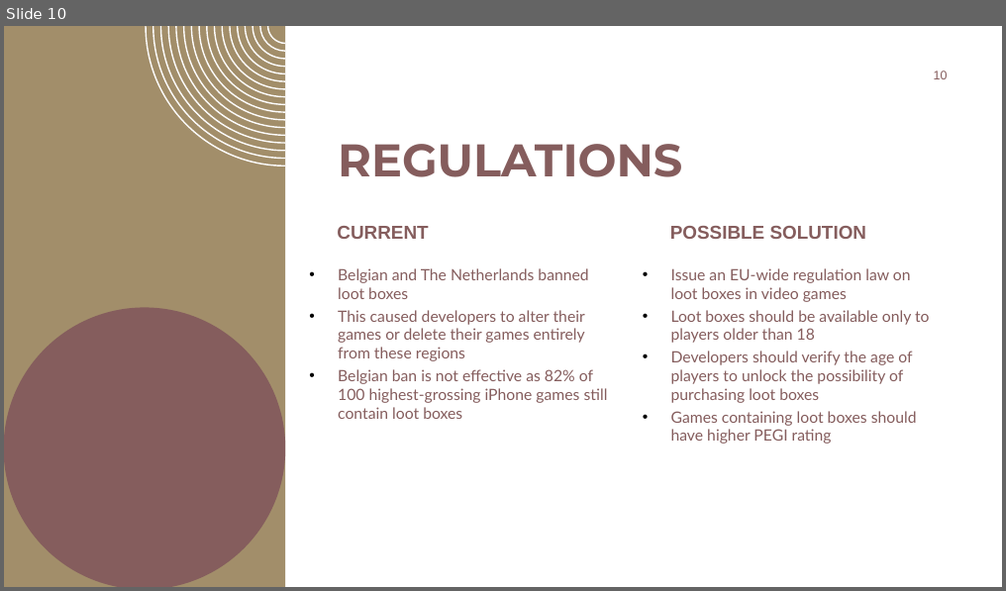
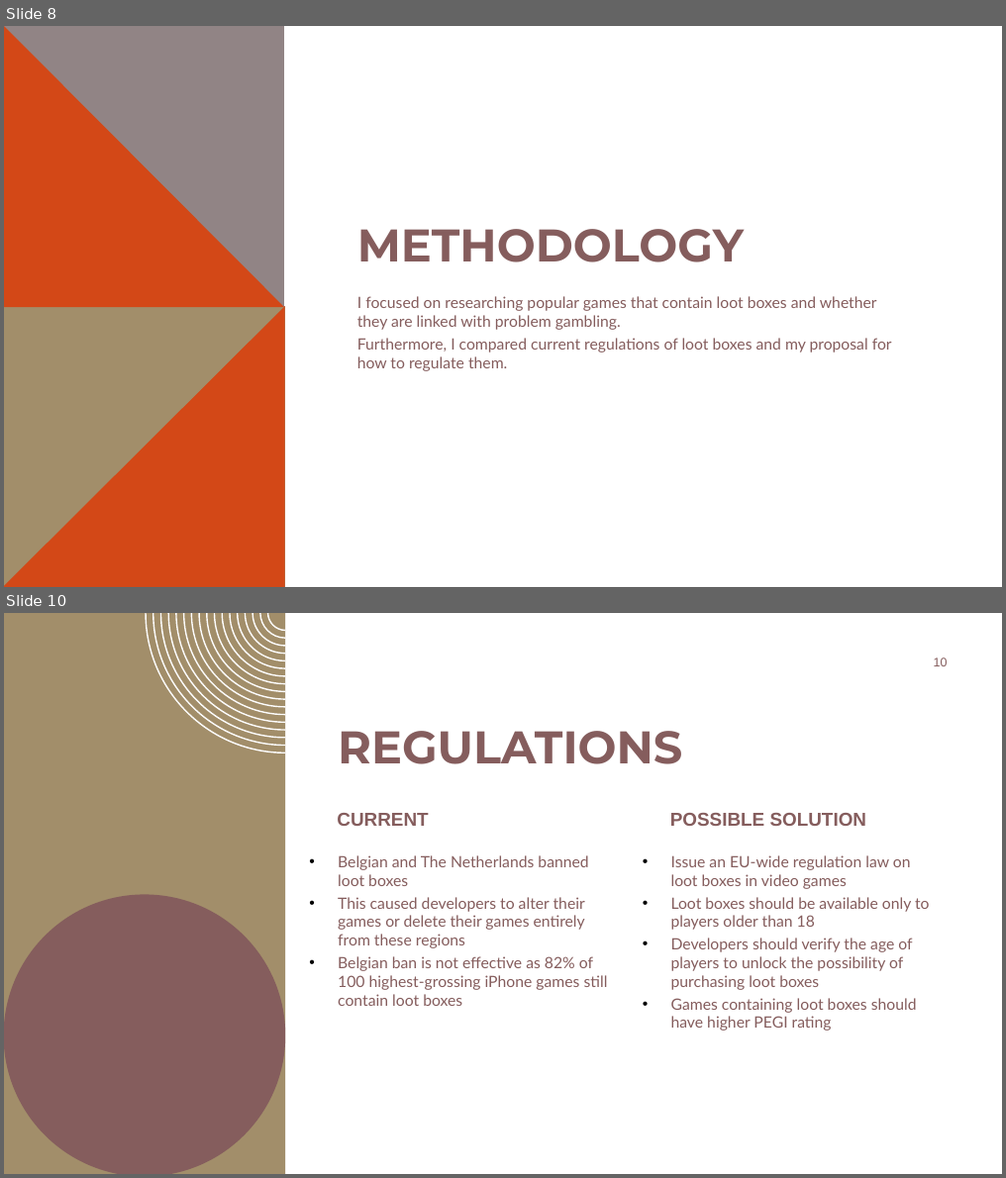
Before and after one commit to ignissak/mip2022, a slide deck: Bordas_MIP_Presentation.odp. Shown one above the other, each under a label of ours: slide 10 before the commit, slides 8 and 10 after it; the slides between them are not shown. The pictures are 1006x591 and 1006x1178 pixels, drawn with LibreOffice and Linux fonts; fonts in the diff are those of the drawing; background and template pictures are left out. Boxes give left, top, right and bottom in pixels: in the first picture for what was removed or moved away, otherwise in the second. Text is boxed around its words. In the diff, an @@ line names an element or a change of style, - is before the commit and + after.

```diff
--- a/Bordas_MIP_Presentation.odp
+++ b/Bordas_MIP_Presentation.odp
@@ slide 8 added at [4,26,1002,587], background #FFFFFF @@
@@ freeform shape added at [4,26,284,307], fill #918485 @@
@@ freeform shape added at [4,26,284,307], fill #D34817 @@
@@ title added at [357,229,744,263], 44 pt, text #855D5D, bold @@
+METHODOLOGY
@@ freeform shape added at [4,307,285,587], fill #A28E6A @@
@@ freeform shape added at [4,307,285,587], fill #D34817 @@
@@ text added at [357,296,892,372], 15 pt, text #855D5D @@
+I focused on researching popular games that contain loot boxes and whether they are linked with problem gambling.
+Furthermore, I compared current regulations of loot boxes and my proposal for how to regulate them.
```
Also in this commit, not shown: 1 slide changed, 1 other slide added, 2 slides removed, 2 other files.
